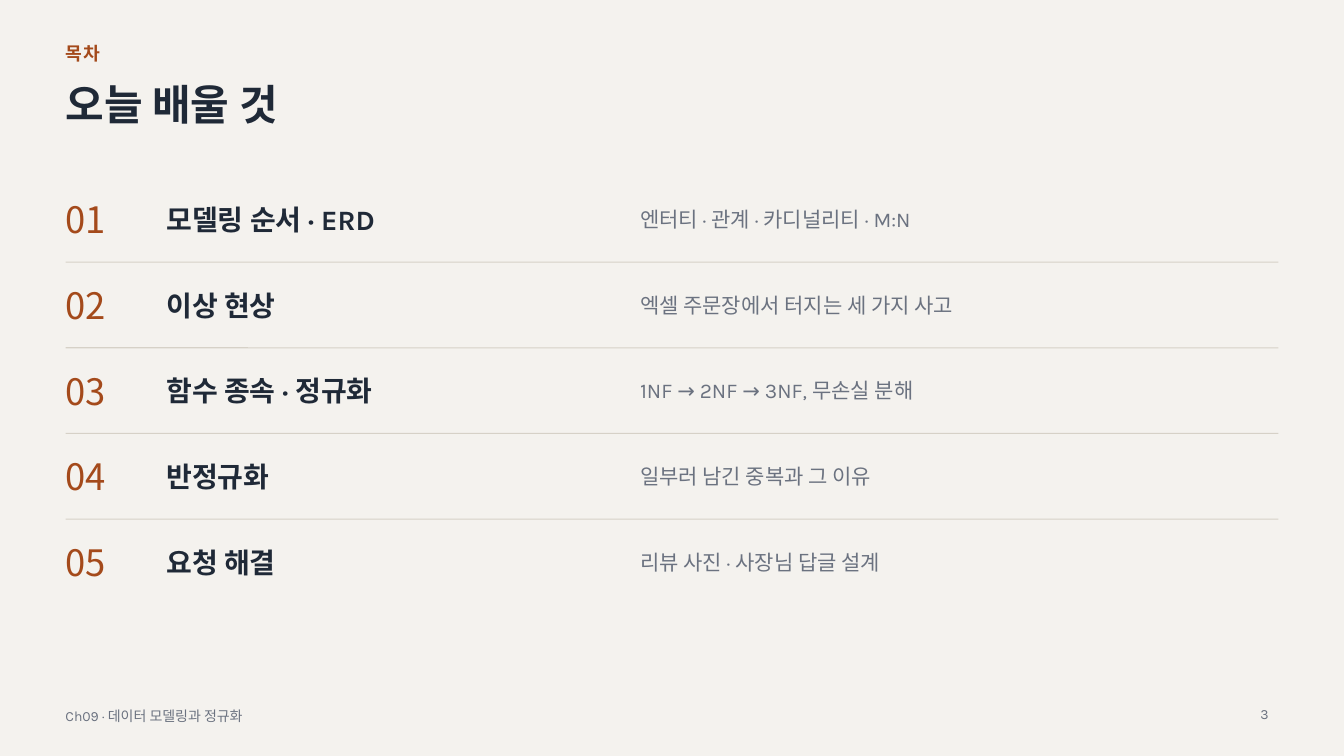
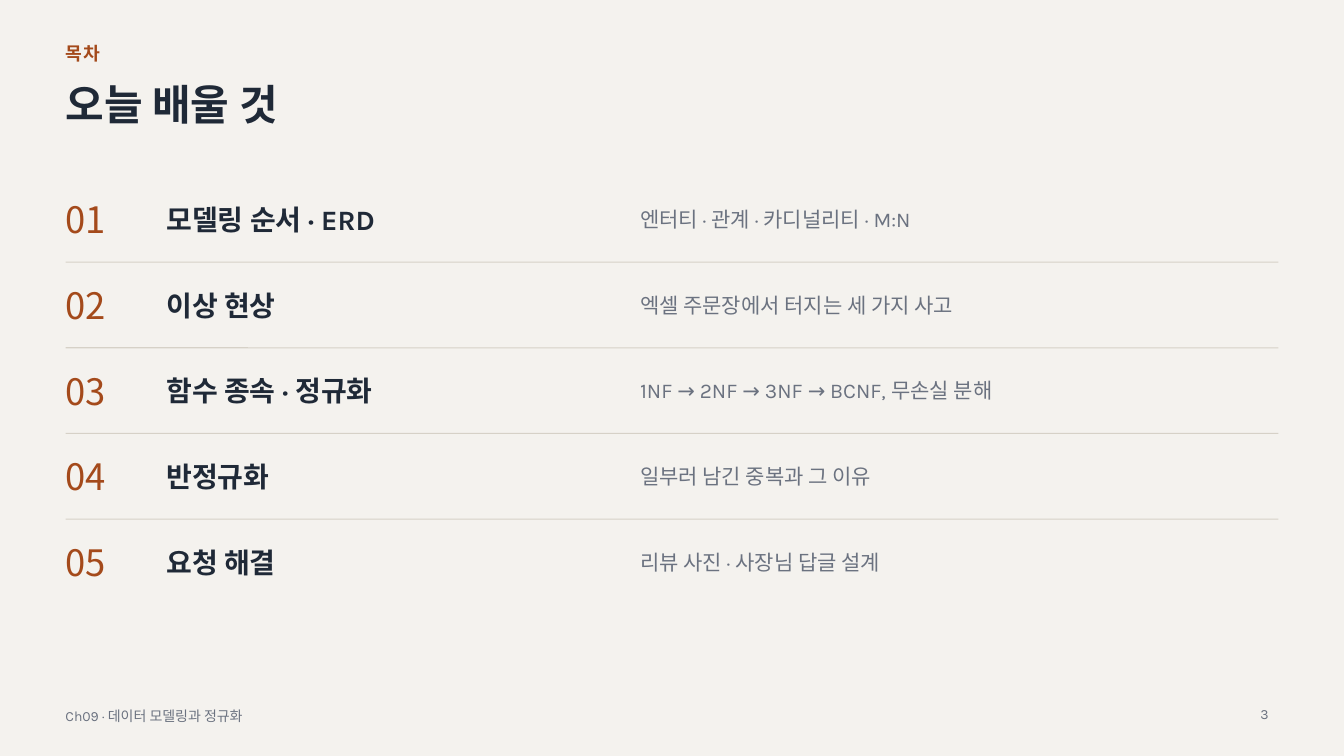
Before and after one commit to minjae0529-blip/DB-STUDY, a slide deck: slide 3 of chapters/ch09-modeling-normalization/ch09-slides.pptx. Drawn at 1344x756 pixels with LibreOffice and Linux fonts; fonts in the diff are those of the drawing. Boxes give left, top, right and bottom in pixels: in the first picture for what was removed or moved away, otherwise in the second. Text is boxed around its words. In the diff, an @@ line names an element or a change of style, - is before the commit and + after.

Commit message:
docs & feat: Ch09 정규화(1NF~BCNF) 및 Ch10 뷰·인덱스·EXPLAIN 실습 쿼리와 README 정리

```diff
--- a/chapters/ch09-modeling-normalization/ch09-slides.pptx
+++ b/chapters/ch09-modeling-normalization/ch09-slides.pptx
@@ text at [640,380,993,400]: text changed @@
-1NF → 2NF → 3NF, 무손실 분해
+1NF → 2NF → 3NF → BCNF, 무손실 분해
```
Also in this commit, not shown: 3 other slides changed, 11 slides added, 11 other files.
